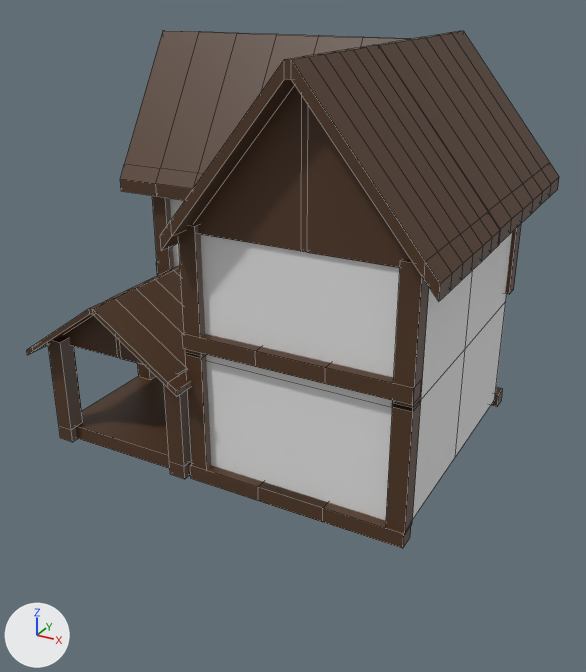
One commit to the Blender file Assets/Art/Models/Hut/Hut.blend: the scene before it, then after it.
Rendered twice from a 50 mm camera at (5.76, -8.81, 6.48) aimed at (0.37, 0.99, 1.58). The lights are fixed; the arrows at lower left show +X, +Y and +Z. Mesh edges are drawn as thin lines.
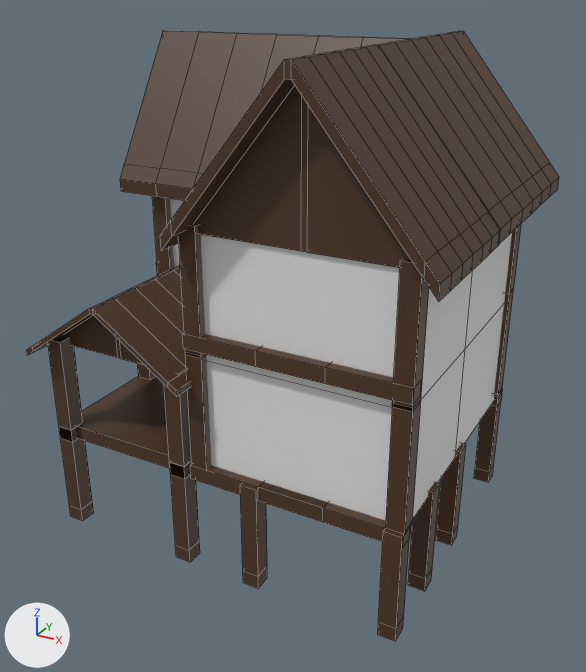
Patch to the scene script:
```diff
--- a/Assets/Art/Models/Hut/Hut.blend.py
+++ b/Assets/Art/Models/Hut/Hut.blend.py
@@ ob_cube_045 @@
+ob_cube_045 = bpy.data.objects.new('Cube.045', me_cube_015.copy())  # the mesh of ob_cube_027
+ob_cube_045.location = (2.94, 3.03, 1.26)
+ob_cube_045.rotation_euler = (1.571, 0.0, 1.571)  # degrees (90, 0, 90)
+ob_cube_045.scale = (1.0, 0.851, 1.0)
@@ ob_cube_044 @@
+ob_cube_044 = bpy.data.objects.new('Cube.044', me_cube_005.copy())  # the mesh of ob_cube_004
+ob_cube_044.location = (2.94, 3.05, -1.18)
+ob_cube_044.scale = (1.0, 1.0, 0.851)
@@ ob_cube_043 @@
+ob_cube_043 = bpy.data.objects.new('Cube.043', me_cube_005.copy())  # the mesh of ob_cube_004
+ob_cube_043.location = (2.94, 0.01, -1.18)
+ob_cube_043.scale = (1.0, 1.0, 0.851)
@@ ob_cube_039 @@
+ob_cube_039 = bpy.data.objects.new('Cube.039', me_cube_005.copy())  # the mesh of ob_cube_004
+ob_cube_039.location = (2.94, 1.15, -1.18)
+ob_cube_039.scale = (1.0, 1.0, 0.851)
@@ ob_cube_036 @@
+ob_cube_036 = bpy.data.objects.new('Cube.036', me_cube_005.copy())  # the mesh of ob_cube_004
+ob_cube_036.location = (2.94, -1.06, -1.18)
+ob_cube_036.scale = (1.0, 1.0, 0.851)
@@ ob_cube_034 @@
+ob_cube_034 = bpy.data.objects.new('Cube.034', me_cube_003.copy())  # the mesh of ob_cube
+ob_cube_034.location = (0.89, -1.06, -1.18)
+ob_cube_034.scale = (1.0, 1.0, 0.851)
@@ ob_cube_033 @@
+ob_cube_033 = bpy.data.objects.new('Cube.033', me_cube_005.copy())  # the mesh of ob_cube_004
+ob_cube_033.location = (-0.27, -1.06, -1.18)
+ob_cube_033.scale = (1.0, 1.0, 0.851)
@@ ob_cube_031 @@
+ob_cube_031 = bpy.data.objects.new('Cube.031', me_cube_003.copy())  # the mesh of ob_cube
+ob_cube_031.location = (-2.32, -1.06, -1.18)
+ob_cube_031.scale = (1.0, 1.0, 0.851)
```

Location of each change, [x1, y1, x2, y2] in pixels of the pictures (586 x 672 px):
'Cube.036', added (brown): after [378, 530, 409, 641]
'Cube.034', added (brown): after [240, 484, 267, 588]
'Cube.043', added (brown): after [408, 482, 440, 591]
'Cube.033', added (brown): after [170, 465, 200, 562]
'Cube.031', added (brown): after [59, 427, 94, 521]
'Cube.039', added (brown): after [436, 443, 466, 545]
'Cube.044', added (brown): after [474, 395, 501, 482]
'Cube.045', added: after [494, 288, 514, 395]
